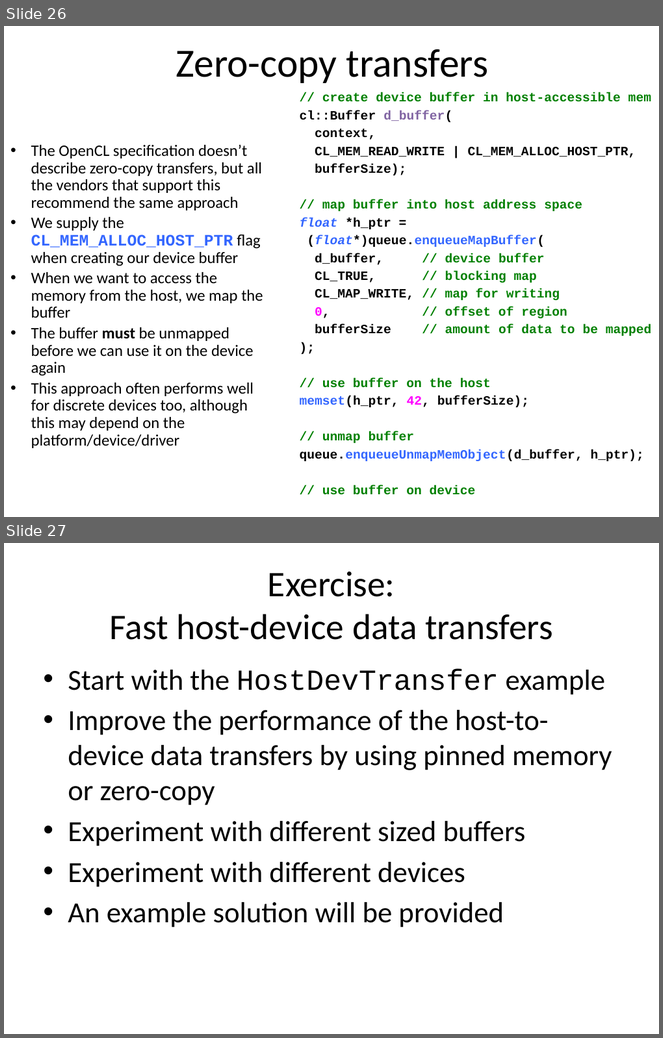
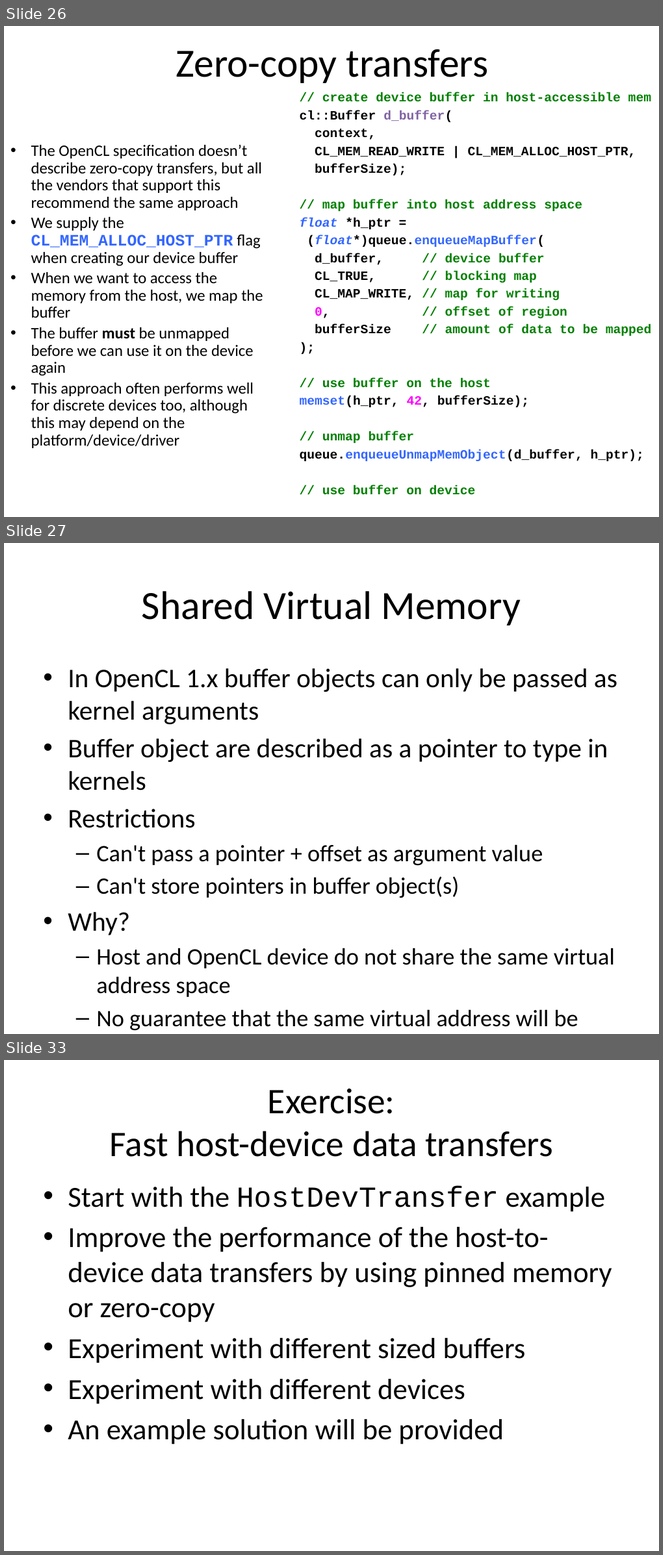
Before and after one commit to UoB-HPC/opencl-training-code, a slide deck: slides/advanced_part1.pptx. Shown one above the other, each under a label of ours: slides 26 and 27 before the commit, slides 26, 27 and 33 after it; the slides between them are not shown. The pictures are 663x1038 and 663x1555 pixels, drawn with LibreOffice and Linux fonts; fonts in the diff are those of the drawing. Boxes give left, top, right and bottom in pixels: in the first picture for what was removed or moved away, otherwise in the second. Text is boxed around its words. In the diff, an @@ line names an element or a change of style, - is before the commit and + after.

```diff
--- a/slides/advanced_part1.pptx
+++ b/slides/advanced_part1.pptx
@@ slide 27 added at (x1=4, y1=543, x2=659, y2=1034), background #FFFFFF @@
@@ title added at (x1=142, y1=591, x2=521, y2=626), 44 pt, text #000000 @@
+Shared Virtual Memory
@@ text added at (x1=68, y1=668, x2=618, y2=1027), 25.9 pt, text #000000 @@
+• In OpenCL 1.x buffer objects can only be passed as kernel arguments
+• Buffer object are described as a pointer to type in kernels
+• Restrictions
+  – Can't pass a pointer + offset as argument value
+  – Can't store pointers in buffer object(s)
+• Why?
+  – Host and OpenCL device do not share the same virtual address space
+  – No guarantee that the same virtual address will be used for a kernel argument across multiple enqueues
@@ what was slide 27 is now slide 33 @@
```
Also in this commit, not shown: 5 other slides added.
